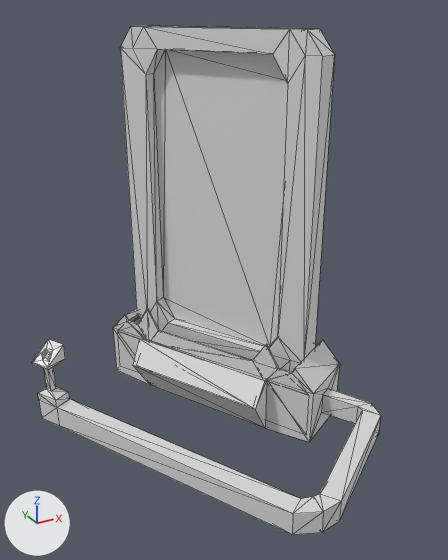
A saved change to the glTF model public/Models/ProjectScreens/ProjectScreenR3.glb.
Camera for both pictures: a 50 mm lens placed at (11.0, -76.8, 56.6), pointed at (50.1, -5.7, 21.1). Arrows for +X, +Y and +Z are at lower left; the lights stay in place. Mesh edges are drawn as thin lines. Vertices at the same position are counted once.

The first picture shows 'Screen.006'.
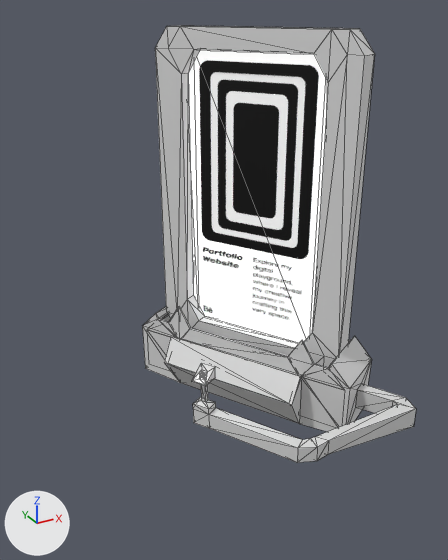
Pixel boxes (x1, y1, x2, y2) of what changed, in the pictures (448 x 560 px; the box of a moved part takes in the faces that stretch with it):
'Screen.006', reshaped, moved, turned: before (32, 26, 381, 535); after (142, 26, 416, 463)
part 1 of me_cube_019, moved or reshaped: before (154, 50, 288, 347); after (188, 49, 328, 343)
part 2 of me_cube_019, moved or reshaped: before (32, 339, 381, 535); after (192, 363, 416, 463)
part 3 of me_cube_019, surface changed: before (113, 26, 380, 442); after (142, 26, 416, 432)

Patch to the scene script:
```diff
--- a/public/Models/ProjectScreens/ProjectScreenR3.glb.py
+++ b/public/Models/ProjectScreens/ProjectScreenR3.glb.py
@@ img_website_002 @@
+img_website_002 = load_image('Website.002', '_unpacked/Website.002', 393, 852, 'Non-Color')
@@ img_website @@
+img_website = load_image('Website', '_unpacked/Website', 393, 852, 'sRGB')
@@ img_website_001 @@
+img_website_001 = load_image('Website.001', '_unpacked/Website.001', 393, 852, 'sRGB')
@@ mat_ds_artworks_004 @@
+mat_ds_artworks_004 = bpy.data.materials.new('DS_Artworks.004')
+# uses the picture img_website
+# uses the picture img_website_001
+# uses the picture img_website_002
@@ me_cube_019 @@
 # used by ob_screen_006; location = (55.2, 4.9, 14.9); rotation_euler = (3.142, 0.0, -1.064), in degrees (180, 0, -61); scale = (-16.0, -4.83, -25.4)
-me_cube_019.from_pydata(...)  # 240 vertices, 482 faces; spans x -1.92..1.23, y -5.26..1.86, z -0.81..1.54
+me_cube_019.from_pydata(...)  # 250 vertices, 484 faces; spans x -1.81..1.23, y -3.82..1.86, z -0.81..1.54
+# me_cube_019 part 1
+# 6 faces are deleted
+# 10 vertices are added at x -0.83..0.78, y 0.0, z -0.44..1.46
+# 8 new faces join them, mat_ds_artworks_004
+# me_cube_019 part 2
+# 16 vertices are removed from x 0.95..1.01, y -5.1..-4.98, z -0.24..-0.21
+# 38 faces are deleted
+# 56 vertices move from x -1.92..1.09, y -5.26..-4.23, z -0.69..-0.19 to x -1.28..0.01, y -3.82..-3.05, z -0.65..-0.28
+# 16 vertices are added at x -0.1..-0.06, y -3.7..-3.6, z -0.31..-0.29
+# 38 new faces join them, mat_button (white #e7e7e7)
+# me_cube_019 part 3: 438 kept faces spanning x -1.81..1.23, y -3.82..1.86, z -0.81..1.54 get new texture (UV) coordinates
 me_cube_019.materials.append(mat_screen)
 me_cube_019.materials.append(mat_button)
+me_cube_019.materials.append(mat_ds_artworks_004)
@@ ob_screen_006 @@
 ob_screen_006 = bpy.data.objects.new('Screen.006', me_cube_019)
-ob_screen_006.location = (55.2, 4.9, 14.9)
-ob_screen_006.rotation_euler = (3.142, 0.0, -1.064)  # degrees (180, 0, -61)
+ob_screen_006.location = (60.4, 3.2, 14.9)
+ob_screen_006.rotation_euler = (3.142, 0.0, -1.043)  # degrees (180, 0, -60)
 ob_screen_006.scale = (-16.0, -4.83, -25.4)
```
